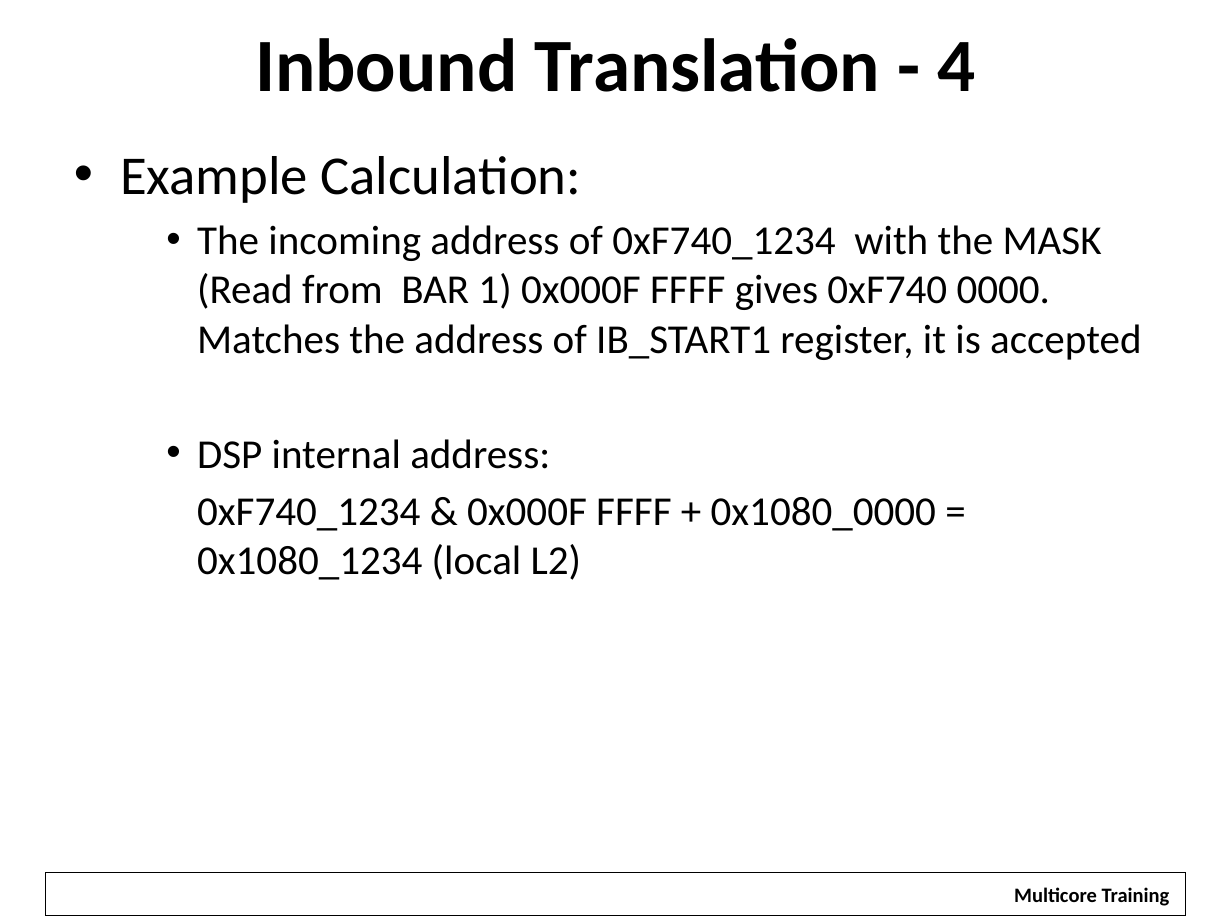
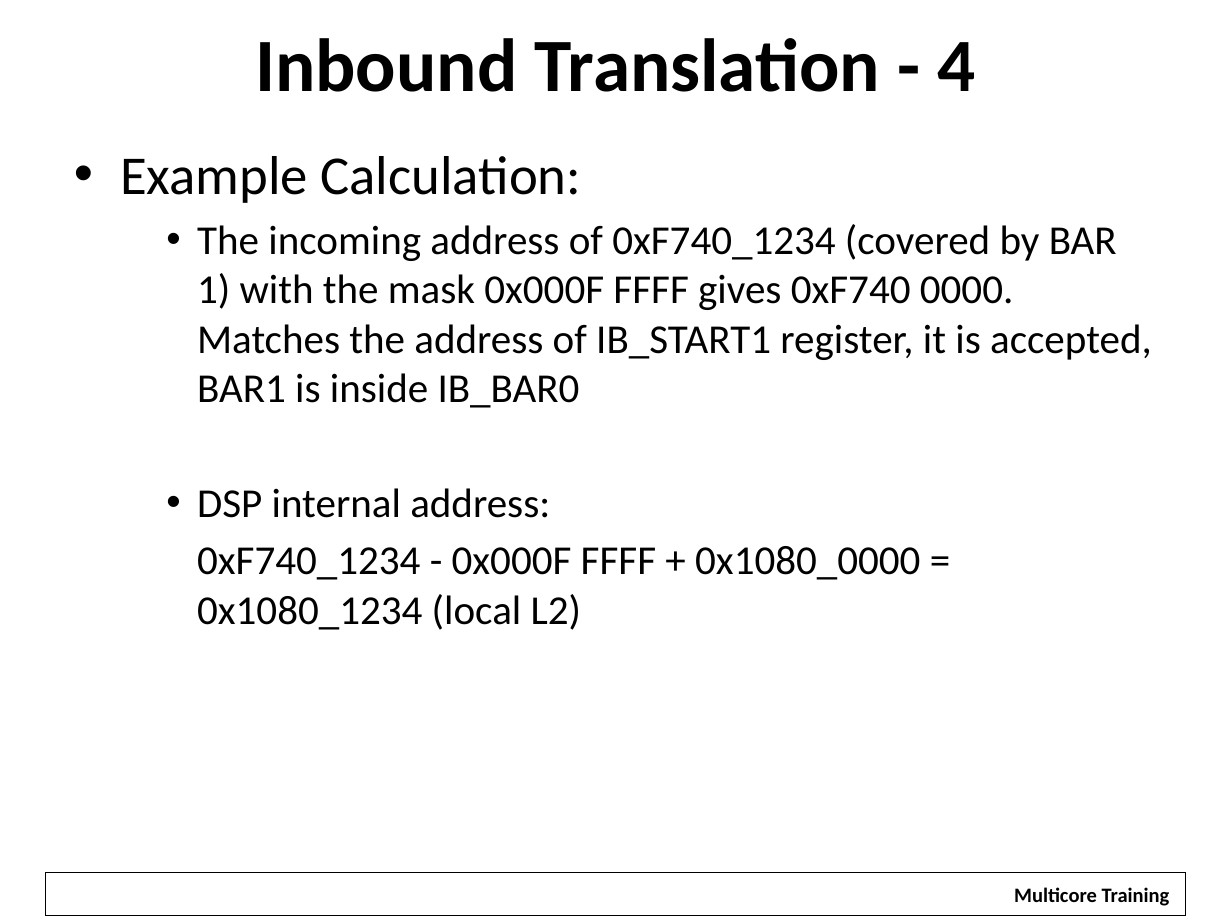
Before and after one commit to hari1989/keystone-workshop, a slide deck: slide 16 of slides/KeyStone PCI Express.pptx. Drawn at 1232x924 pixels with LibreOffice and Linux fonts; fonts in the diff are those of the drawing; background and template pictures are left out. Boxes give left, top, right and bottom in pixels: in the first picture for what was removed or moved away, otherwise in the second. Text is boxed around its words. In the diff, an @@ line names an element or a change of style, - is before the commit and + after.

```diff
--- a/slides/KeyStone PCI Express.pptx
+++ b/slides/KeyStone PCI Express.pptx
@@ text at [197,224,1152,408]: text changed @@
-    • The incoming address of 0xF740_1234 with the MASK (Read from BAR 1) 0x000F FFFF gives 0xF740 0000. Matches the address of IB_START1 register, it is accepted
+    • The incoming address of 0xF740_1234 (covered by BAR 1) with the mask 0x000F FFFF gives 0xF740 0000. Matches the address of IB_START1 register, it is accepted, BAR1 is inside IB_BAR0
@@ text at [197,546,920,630]: text changed @@
-    0xF740_1234 & 0x000F FFFF + 0x1080_0000 = 0x1080_1234 (local L2)
+    0xF740_1234 - 0x000F FFFF + 0x1080_0000 = 0x1080_1234 (local L2)
```
Also in this commit, not shown: 2 other slides changed.
